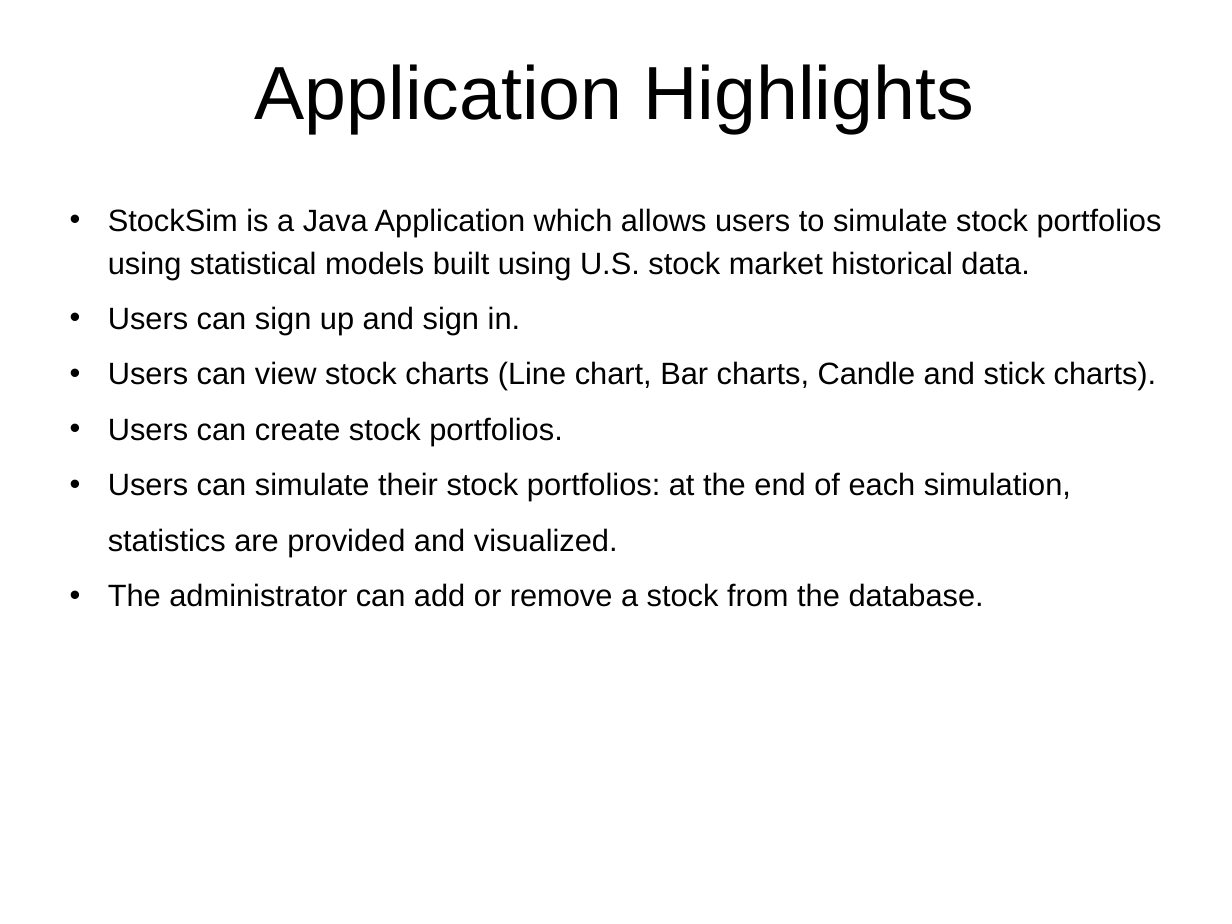
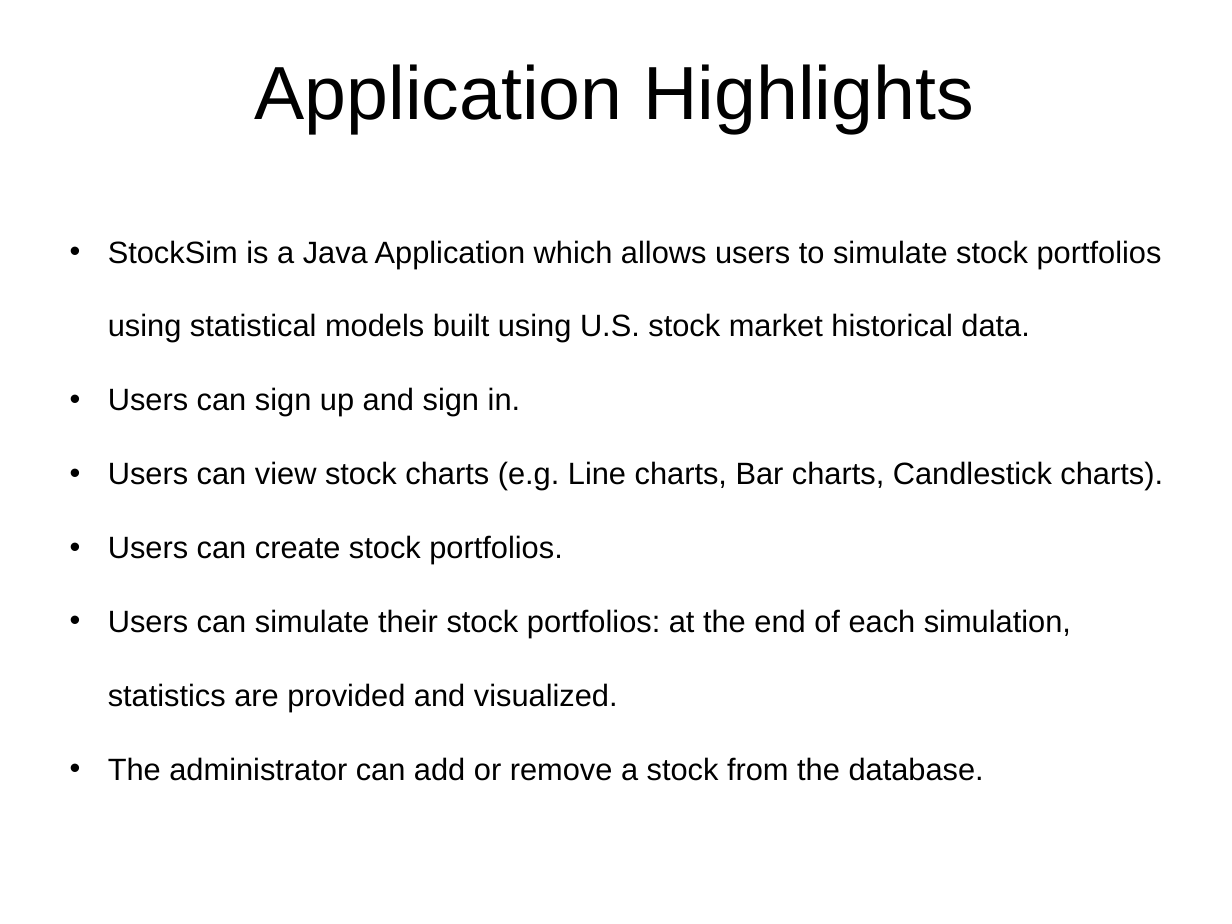
Before and after one commit to rambodrahmani/stocksim, a slide deck: slide 2 of documentation/stocksim_preliminary_presentation.pptx. Drawn at 1232x924 pixels with LibreOffice and Linux fonts; fonts in the diff are those of the drawing; background and template pictures are left out. Boxes give left, top, right and bottom in pixels: in the first picture for what was removed or moved away, otherwise in the second. Text is boxed around its words. In the diff, an @@ line names an element or a change of style, - is before the commit and + after.

```diff
--- a/documentation/stocksim_preliminary_presentation.pptx
+++ b/documentation/stocksim_preliminary_presentation.pptx
@@ text at (108, 240, 1162, 781): line spacing 1.15 to 2; line spacing 1.5 to 2 @@
@@ text at (108, 461, 1163, 490): text changed @@
-• Users can view stock charts (Line chart, Bar charts, Candle and stick charts).
+• Users can view stock charts (e.g. Line charts, Bar charts, Candlestick charts).
```
Also in this commit, not shown: 3 other slides changed.
